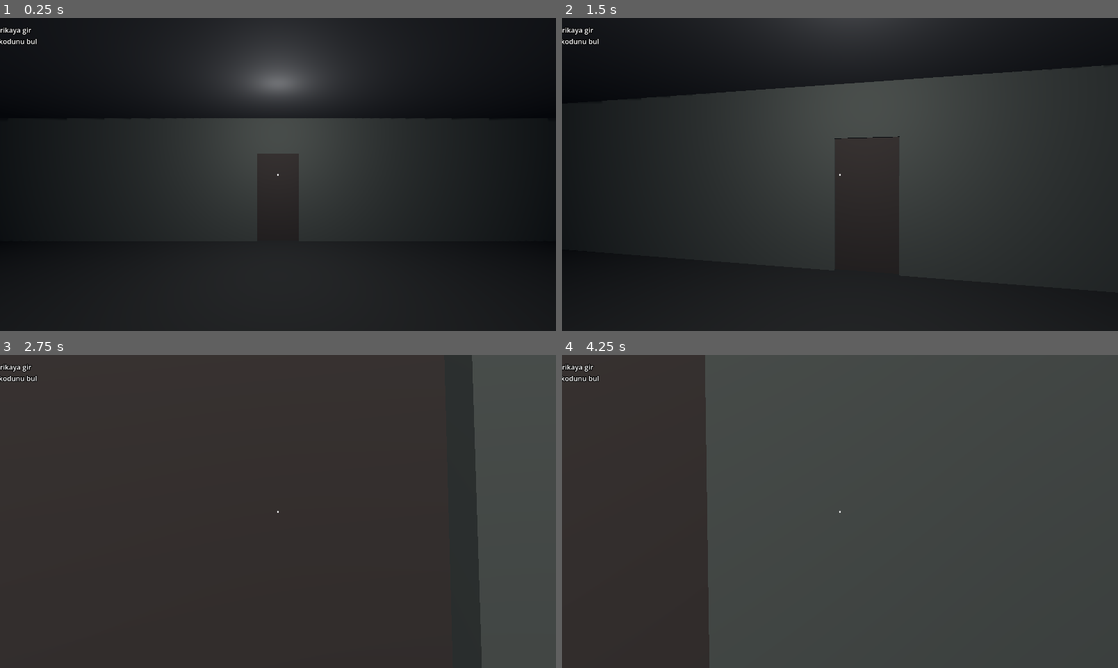
Above: before the commit, frames 1-4 (two rows, left to right).
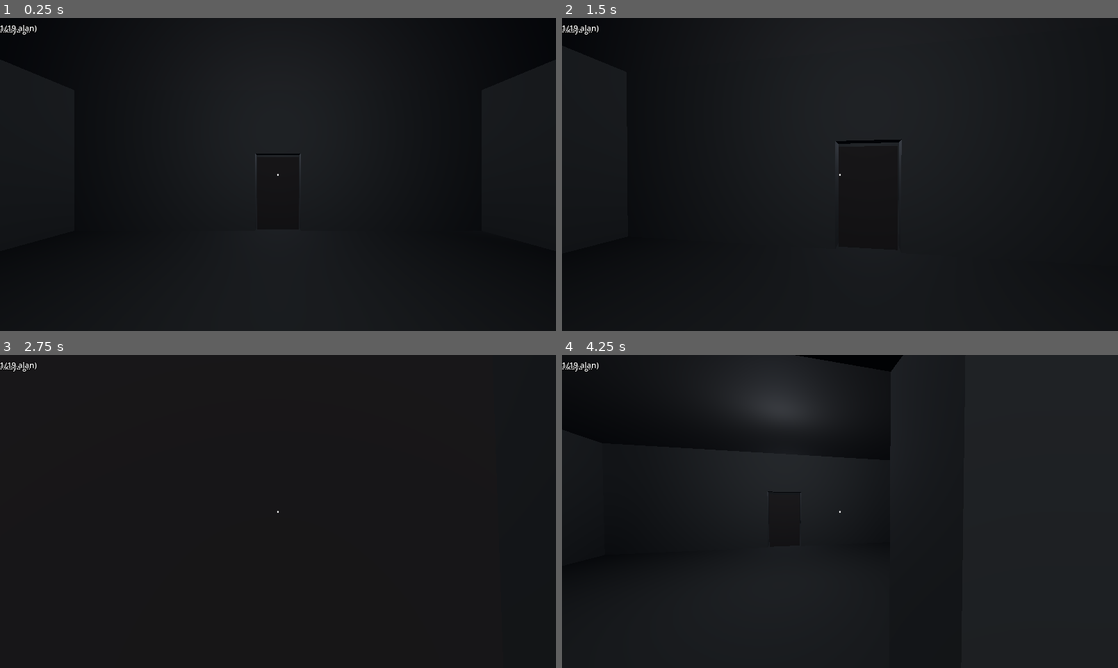
Above: after the commit, the same moments.

Repository: emrullahcfc-ops/son-vardiya-0317
Game: Godot game, scene res://scenes/world/factory.tscn
Two runs of this game, one before a commit and one after it. Both use one fixed random seed, a clock stepped at 60 frames per second and the inputs below. Before the commit the project starts from res://scenes/world/test_level.tscn.
Inputs (mouse positions are in pixels of both pictures, inside the frame that each line leads up to):
- Up to frame 1 (0.25 s): no input
- Up to frame 2 (1.5 s): tap Enter at 0.5 s; move the mouse to (867, 174) at 0.52 s; hold Ctrl (crouch) 0.53-1.28 s; hold W (move_forward) from 0.53 s (still down); move the mouse to (812, 174) at 1.27 s; tap E (interact) at 1.35 s
- Up to frame 3 (2.75 s): keep holding W (move_forward); move the mouse to (289, 505) at 2.02 s; hold Shift (sprint) from 2.03 s (still down)
- Up to frame 4 (4.25 s): keep holding W (move_forward); move the mouse to (834, 517) at 2.77 s; release Shift (sprint) at 2.78 s; tap Ctrl (crouch) at 2.85 s; tap Space at 3.5 s; move the mouse to (878, 514) at 3.52 s; hold E (interact) from 3.53 s (still down)

The runs differ from the first frame. In frame 1, 15% of the frame differs, in the area x 0-70%, y 2-68%; in frame 2, 35%; in frame 3, 95%; in frame 4, 97%, in the area x 0-100%, y 0-100%.

Commit message:
Asama 05: 3 katli fabrika blokajı, 19 alan, kapilar, merdivenler, alan takibi
Co-Authored-By: Claude Sonnet 5.5 <noreply@anthropic.com>

Diff:
--- a/project.godot
+++ b/project.godot
@@ -5,7 +5,7 @@
 
 config/name="SON VARDİYA: 03.17"
 config/description="Kurgusal birinci şahıs endüstriyel korku oyunu."
-run/main_scene="res://scenes/world/test_level.tscn"
+run/main_scene="res://scenes/world/factory.tscn"
 config/features=PackedStringArray("4.7", "Forward Plus")
 
 [autoload]
@@ -66,4 +66,5 @@
 
 [rendering]
 
+occlusion_culling/use_occlusion_culling=true
 environment/defaults/default_clear_color=Color(0.01, 0.012, 0.02, 1)
--- /dev/null
+++ b/scenes/world/factory.tscn
@@ -0,0 +1,6 @@
+[gd_scene load_steps=2 format=3]
+
+[ext_resource type="Script" path="res://scripts/world/factory.gd" id="1"]
+
+[node name="Factory" type="Node3D"]
+script = ExtResource("1")
--- a/scripts/autoload/game_manager.gd
+++ b/scripts/autoload/game_manager.gd
@@ -6,8 +6,12 @@
 
 const SETTINGS_PATH := "user://settings.json"
 
+signal area_entered(area_id: String, area_name: String, counted: bool)
+
 var current_chapter: int = 1
 var flags: Dictionary = {}  # tekil durum bayrakları: id -> bool/değer
+var visited_areas: Array[String] = []  # ziyaret edilen ana alanlar
+var current_area_id: String = ""
 var settings: Dictionary = {
 	"mouse_sensitivity": 0.0025,
 	"fov": 75.0,
@@ -59,10 +63,20 @@
 				settings[k] = parsed[k]
 
 
+func enter_area(area_id: String, area_name: String, counted: bool = true) -> void:
+	current_area_id = area_id
+	if counted and not visited_areas.has(area_id):
+		visited_areas.append(area_id)
+	area_entered.emit(area_id, area_name, counted)
+
+
 func to_save_data() -> Dictionary:
-	return {"chapter": current_chapter, "flags": flags}
+	return {"chapter": current_chapter, "flags": flags, "visited": visited_areas.duplicate()}
 
 
 func from_save_data(d: Dictionary) -> void:
 	current_chapter = int(d.get("chapter", 1))
 	flags = d.get("flags", {})
+	visited_areas.clear()
+	for id in d.get("visited", []):
+		visited_areas.append(String(id))
--- a/scripts/interact/door.gd
+++ b/scripts/interact/door.gd
@@ -10,12 +10,14 @@
 @export var size: Vector3 = Vector3(1.0, 2.1, 0.1)
 
 var is_open := false
+var _base_y := 0.0   # kapalı konumdaki dönüş (duvar yönüne göre)
 var _tween: Tween
 var _mesh: MeshInstance3D
 var _shape: CollisionShape3D
 
 
 func _ready() -> void:
+	_base_y = rotation.y
 	var box := BoxMesh.new()
 	box.size = size
 	_mesh = MeshInstance3D.new()
@@ -63,7 +65,7 @@
 	is_open = true
 	if door_id != "":
 		GameManager.set_flag("door_open_" + door_id)
-	_animate(deg_to_rad(-open_angle))
+	_animate(_base_y - deg_to_rad(open_angle))
 
 
 func _close(player: Node) -> bool:
@@ -74,12 +76,14 @@
 	is_open = false
 	if door_id != "":
 		GameManager.flags.erase("door_open_" + door_id)
-	_animate(0.0)
+	_animate(_base_y)
 	return true
 
 
 func _player_in_swing(p: Node3D) -> bool:
-	var local := to_local(p.global_position)
+	# Kapalı konumun yerel çerçevesinde, kapının süpürdüğü kareye bak.
+	var closed := Transform3D(Basis(Vector3.UP, _base_y), global_position)
+	var local := closed.affine_inverse() * p.global_position
 	return local.x > -0.2 and local.x < size.x + 0.2 and absf(local.z) < size.x + 0.2
 
 
@@ -92,4 +96,4 @@
 
 func _set_open_instant(open: bool) -> void:
 	is_open = open
-	rotation.y = deg_to_rad(-open_angle) if open else 0.0
+	rotation.y = (_base_y - deg_to_rad(open_angle)) if open else _base_y
--- a/scripts/ui/hud.gd
+++ b/scripts/ui/hud.gd
@@ -5,6 +5,7 @@
 var _subtitle: Label
 var _quest: Label
 var _fps: Label
+var _area: Label
 var _sub_timer: SceneTreeTimer
 var _player: Node
 
@@ -34,6 +35,9 @@
 	_fps = _make_label(root, Control.PRESET_TOP_RIGHT, 14)
 	_fps.position = Vector2(-90, 8)
 
+	_area = _make_label(root, Control.PRESET_CENTER_TOP, 18)
+	_area.position.y = 10
+	GameManager.area_entered.connect(_on_area)
 	AudioManager.subtitle.connect(_on_subtitle)
 	QuestManager.quest_started.connect(func(_i): _refresh_quest())
 	QuestManager.quest_completed.connect(func(_i): _refresh_quest())
@@ -63,6 +67,10 @@
 	_subtitle.add_theme_font_size_override("font_size", int(20 * float(GameManager.settings.get("subtitle_size", 1.0))))
 
 
+func _on_area(_id: String, area_name: String, _counted: bool) -> void:
+	_area.text = "%s  (%d/%d alan)" % [area_name, GameManager.visited_areas.size(), FactoryLayout.count_areas()]
+
+
 func _on_subtitle(text: String, duration: float) -> void:
 	_subtitle.text = text
 	_sub_timer = get_tree().create_timer(duration)
--- /dev/null
+++ b/scripts/world/factory.gd
@@ -0,0 +1,275 @@
+extends Node3D
+## Aşama 5: Fabrika bloklaması. FactoryLayout verisinden 3 katlı kaba haritayı üretir:
+## duvarlar, zemin/tavan, kapılar, merdiven rampaları, oda ışıkları, alan tetikleri.
+## Test modunda F2/F3 ile alanlar arasında ışınlanma vardır.
+
+const PLAYER_SCENE := preload("res://scenes/player/player.tscn")
+const HUD_SCRIPT := preload("res://scripts/ui/hud.gd")
+
+@export var test_mode: bool = true
+
+var player: CharacterBody3D
+var doors: Array = []
+var _mats: Dictionary = {}
+var _tp_index := -1
+
+
+func _ready() -> void:
+	_build_environment()
+	for r in FactoryLayout.ROOMS:
+		_build_room(r)
+	for rp in FactoryLayout.RAMPS:
+		_build_ramp(rp)
+	_build_doors()
+	_spawn_player()
+	QuestManager.start_quest("ch1_enter_factory")
+
+
+func _unhandled_key_input(event: InputEvent) -> void:
+	if not (event is InputEventKey and event.pressed):
+		return
+	match event.keycode:
+		KEY_F5:
+			SaveManager.save_game()
+			AudioManager.say("Kaydedildi.", 1.5)
+		KEY_F9:
+			if SaveManager.load_game():
+				get_tree().reload_current_scene()
+		KEY_F2:
+			if test_mode:
+				teleport_step(1)
+		KEY_F3:
+			if test_mode:
+				teleport_step(-1)
+
+
+func teleport_step(dir: int) -> void:
+	var list := FactoryLayout.counted_rooms()
+	_tp_index = posmod(_tp_index + dir, list.size())
+	teleport_to_room(list[_tp_index]["id"])
+
+
+func teleport_to_room(room_id: String) -> void:
+	var r := FactoryLayout.room(room_id)
+	if r.is_empty() or player == null:
+		return
+	var c := FactoryLayout.room_center(r)
+	player.global_position = c + Vector3(0, 0.15, 0)
+	player.velocity = Vector3.ZERO
+
+
+# ---------------------------------------------------------------- ortam
+func _build_environment() -> void:
+	var env := Environment.new()
+	env.background_mode = Environment.BG_COLOR
+	env.background_color = Color(0.01, 0.012, 0.02)
+	env.ambient_light_source = Environment.AMBIENT_SOURCE_COLOR
+	env.ambient_light_color = Color(0.2, 0.22, 0.28)
+	env.ambient_light_energy = 0.35
+	env.fog_enabled = true
+	env.fog_light_color = Color(0.04, 0.05, 0.07)
+	env.fog_density = 0.03
+	var we := WorldEnvironment.new()
+	we.environment = env
+	add_child(we)
+
+
+func _spawn_player() -> void:
+	player = PLAYER_SCENE.instantiate()
+	player.add_to_group("player")
+	add_child(player)
+	var start := FactoryLayout.room(FactoryLayout.START_ROOM)
+	player.global_position = FactoryLayout.room_center(start) + Vector3(0, 0.15, 2.0)
+	var hud := CanvasLayer.new()
+	hud.set_script(HUD_SCRIPT)
+	add_child(hud)
+	hud.bind_player(player)
+
+
+# ---------------------------------------------------------------- geometri
+func _mat(color: Color) -> StandardMaterial3D:
+	var key := color.to_html()
+	if not _mats.has(key):
+		var m := StandardMaterial3D.new()
+		m.albedo_color = color
+		m.roughness = 0.9
+		_mats[key] = m
+	return _mats[key]
+
+
+func _solid(mn: Vector3, mx: Vector3, color: Color) -> void:
+	var size := mx - mn
+	if size.x <= 0.001 or size.y <= 0.001 or size.z <= 0.001:
+		return
+	var body := StaticBody3D.new()
+	body.collision_layer = 1
+	body.position = (mn + mx) * 0.5
+	var cs := CollisionShape3D.new()
+	var bs := BoxShape3D.new()
+	bs.size = size
+	cs.shape = bs
+	body.add_child(cs)
+	var mi := MeshInstance3D.new()
+	var bm := BoxMesh.new()
+	bm.size = size
+	mi.mesh = bm
+	mi.material_override = _mat(color)
+	body.add_child(mi)
+	var occ := OccluderInstance3D.new()
+	var bo := BoxOccluder3D.new()
+	bo.size = size
+	occ.occluder = bo
+	body.add_child(occ)
+	add_child(body)
+
+
+func _floor_color(f: String) -> Color:
+	match f:
+		"B": return Color(0.2, 0.22, 0.22)
+		"U": return Color(0.3, 0.29, 0.27)
+		_: return Color(0.27, 0.27, 0.25)
+
+
+func _build_room(room: Dictionary) -> void:
+	var f: String = room["f"]
+	var y0 := FactoryLayout.floor_y(f)
+	var b: Array = room["r"]
+	var col := _floor_color(f)
+	for s in room.get("slabs", [b]):
+		_solid(Vector3(s[0], y0 - 0.3, s[1]), Vector3(s[2], y0, s[3]), col.darkened(0.3))
+	for c in room.get("ceils", [b]):
+		_solid(Vector3(c[0], y0 + 3.7, c[1]), Vector3(c[2], y0 + 4.0, c[3]), col.darkened(0.4))
+	var skip: Array = room.get("no_walls", [])
+	for side in ["w", "e", "s", "n"]:
+		if not skip.has(side):
+			_build_wall(room, side, col)
+	_add_light(room)
+	_add_area(room)
+
+
+func _gaps_for(f: String, axis: String, c: float, lo: float, hi: float) -> Array:
+	var gaps: Array = []
+	for d in FactoryLayout.DOORS:
+		if d["f"] == f and d["axis"] == axis and is_equal_approx(float(d["c"]), c):
+			var p := float(d["p"])
+			if p > lo and p < hi:
+				var hw := float(d.get("w", FactoryLayout.DOOR_W)) * 0.5 + 0.05
+				gaps.append([p - hw, p + hw])
+	gaps.sort_custom(func(a, b): return a[0] < b[0])
+	return gaps
+
+
+func _build_wall(room: Dictionary, side: String, col: Color) -> void:
+	var f: String = room["f"]
+	var y0 := FactoryLayout.floor_y(f)
+	var b: Array = room["r"]
+	var t := FactoryLayout.WALL_T
+	var wc := col.lightened(0.05)
+	# Duvarın uzandığı eksen: x-duvarları (w/e) z boyunca, z-duvarları (s/n) x boyunca uzanır.
+	var along_z := side == "w" or side == "e"
+	var lo: float = b[1] if along_z else b[0]
+	var hi: float = b[3] if along_z else b[2]
+	var plane: float
+	var n0: float
+	var n1: float
+	match side:
+		"w": plane = b[0]; n0 = b[0]; n1 = b[0] + t
+		"e": plane = b[2]; n0 = b[2] - t; n1 = b[2]
+		"s": plane = b[1]; n0 = b[1]; n1 = b[1] + t
+		_: plane = b[3]; n0 = b[3] - t; n1 = b[3]
+	var gaps := _gaps_for(f, "x" if along_z else "z", plane, lo, hi)
+	var cursor := lo
+	for g in gaps:
+		_wall_piece(along_z, n0, n1, cursor, g[0], y0, y0 + 4.0, wc)
+		_wall_piece(along_z, n0, n1, g[0], g[1], y0 + FactoryLayout.DOOR_H + 0.1, y0 + 4.0, wc)  # lento
+		cursor = g[1]
+	_wall_piece(along_z, n0, n1, cursor, hi, y0, y0 + 4.0, wc)
+
+
+func _wall_piece(along_z: bool, n0: float, n1: float, a: float, b: float, ya: float, yb: float, col: Color) -> void:
+	if b - a <= 0.001:
+		return
+	if along_z:
+		_solid(Vector3(n0, ya, a), Vector3(n1, yb, b), col)
+	else:
+		_solid(Vector3(a, ya, n0), Vector3(b, yb, n1), col)
+
+
+func _build_ramp(rp: Dictionary) -> void:
+	var width: float = rp["x1"] - rp["x0"]
+	var dz: float = rp["z1"] - rp["z0"]
+	var dy: float = rp["y1"] - rp["y0"]
+	var length := sqrt(dz * dz + dy * dy)
+	var ang := atan2(dy, dz)
+	var mid := Vector3((rp["x0"] + rp["x1"]) * 0.5, (rp["y0"] + rp["y1"]) * 0.5, (rp["z0"] + rp["z1"]) * 0.5)
+	var normal := Vector3(0, cos(ang), -sin(ang))
+	var body := StaticBody3D.new()
+	body.collision_layer = 1
+	body.position = mid - normal * 0.15
+	body.rotation.x = -ang
+	var cs := CollisionShape3D.new()
+	var bs := BoxShape3D.new()
+	bs.size = Vector3(width, 0.3, length)
+	cs.shape = bs
+	body.add_child(cs)
+	var mi := MeshInstance3D.new()
+	var bm := BoxMesh.new()
+	bm.size = bs.size
+	mi.mesh = bm
+	mi.material_override = _mat(Color(0.22, 0.2, 0.18))
+	body.add_child(mi)
+	add_child(body)
+
+
+func _build_doors() -> void:
+	var i := 0
+	for d in FactoryLayout.DOORS:
+		i += 1
+		if d.get("open", false):
+			continue
+		var w: float = d.get("w", FactoryLayout.DOOR_W)
+		var door := Door.new()
+		door.door_id = "d%02d" % i
+		door.size = Vector3(w, FactoryLayout.DOOR_H, 0.1)
+		var y0 := FactoryLayout.floor_y(d["f"])
+		var c: float = d["c"]
+		var p: float = d["p"]
+		if d["axis"] == "z":
+			door.position = Vector3(p - w * 0.5, y0, c)
+		else:
+			door.position = Vector3(c, y0, p + w * 0.5)
+			door.rotation.y = PI * 0.5
+		add_child(door)
+		doors.append(door)
+
+
+func _add_light(room: Dictionary) -> void:
+	var b: Array = room["r"]
+	var c := FactoryLayout.room_center(room)
+	var l := OmniLight3D.new()
+	l.position = c + Vector3(0, 2.9, 0)
+	l.omni_range = maxf(b[2] - b[0], b[3] - b[1]) * 0.85
+	l.light_energy = 0.9
+	l.light_color = Color(0.85, 0.9, 1.0) if room["f"] != "B" else Color(0.7, 0.85, 0.75)
+	add_child(l)
+
+
+func _add_area(room: Dictionary) -> void:
+	var b: Array = room["r"]
+	var c := FactoryLayout.room_center(room)
+	var a := Area3D.new()
+	a.collision_layer = 0
+	a.collision_mask = 2
+	a.position = c + Vector3(0, 1.8, 0)
+	var cs := CollisionShape3D.new()
+	var bs := BoxShape3D.new()
+	bs.size = Vector3(b[2] - b[0] - 0.6, 3.4, b[3] - b[1] - 0.6)
+	cs.shape = bs
+	a.add_child(cs)
+	var rid: String = room["id"]
+	var rname: String = room["name"]
+	var counted: bool = room.get("count", true)
+	a.body_entered.connect(func(body: Node3D):
+		if body.is_in_group("player"):
+			GameManager.enter_area(rid, rname, counted))
+	add_child(a)
--- /dev/null
+++ b/scripts/world/factory_layout.gd
@@ -0,0 +1,132 @@
+class_name FactoryLayout
+extends RefCounted
+## Fabrikanın veri tanımı: 3 kat, 19 ana alan, kapılar ve merdiven rampaları.
+## Koordinatlar metre. Dikdörtgen: [x0, z0, x1, z1]. Kat: B=bodrum, G=zemin, U=üst.
+## Geometri koddan üretilir (factory.gd); testler bu veriyi doğrudan kullanır.
+
+const FLOOR_Y := {"B": -4.0, "G": 0.0, "U": 4.0}
+const WALL_T := 0.2
+const DOOR_W := 1.2
+const DOOR_H := 2.1
+
+# count=true olanlar "19 ana alan"dır. Diğerleri dış alan / merdiven boşluğudur.
+const ROOMS := [
+	# --- ZEMİN ---
+	{"id": "g_out", "name": "Dış alan", "f": "G", "r": [-6, 16, 6, 24], "count": false, "ceils": []},
+	{"id": "g_entry", "name": "Giriş", "f": "G", "r": [-6, 8, 6, 16]},
+	{"id": "g_guard", "name": "Güvenlik", "f": "G", "r": [-14, 8, -6, 16]},
+	{"id": "g_load", "name": "Yükleme", "f": "G", "r": [6, 8, 16, 16]},
+	{"id": "g_lineA", "name": "A Hattı", "f": "G", "r": [-16, -4, -6, 8]},
+	{"id": "g_lineB", "name": "B Hattı", "f": "G", "r": [-6, -4, 6, 8]},
+	{"id": "g_lineC", "name": "C Hattı", "f": "G", "r": [6, -4, 16, 8]},
+	{"id": "g_maint", "name": "Bakım", "f": "G", "r": [-6, -12, 6, -4]},
+	{"id": "g_stairU", "name": "Merdiven (yukarı)", "f": "G", "r": [-20, -4, -16, 12], "count": false, "slabs": [[-20, -4, -16, 0]], "ceils": []},
+	{"id": "g_stairD", "name": "Merdiven (bodrum)", "f": "G", "r": [16, -4, 20, 12], "count": false, "slabs": [[16, 4, 20, 12]]},
+	# --- ÜST KAT ---
+	{"id": "u_dress", "name": "Soyunma", "f": "U", "r": [-16, 8, -6, 16]},
+	{"id": "u_cant", "name": "Yemekhane", "f": "U", "r": [-6, 8, 6, 16]},
+	{"id": "u_infirm", "name": "Revir", "f": "U", "r": [6, 8, 16, 16]},
+	{"id": "u_arch", "name": "Arşiv", "f": "U", "r": [-16, -4, -6, 8]},
+	{"id": "u_office", "name": "Personel Bürosu", "f": "U", "r": [-6, -4, 6, 8]},
+	{"id": "u_cam", "name": "Kamera Odası", "f": "U", "r": [6, -4, 16, 8]},
+	{"id": "u_stairU", "name": "Merdiven (üst)", "f": "U", "r": [-20, -4, -16, 12], "count": false, "slabs": [[-20, 8, -16, 12]]},
+	# --- BODRUM ---
+	{"id": "b_stairD", "name": "Merdiven (alt)", "f": "B", "r": [16, -4, 20, 4], "count": false, "ceils": [], "no_walls": ["n"]},
+	{"id": "b_land", "name": "Bodrum inişi", "f": "B", "r": [16, -12, 20, -4], "count": false},
+	{"id": "b_pipe", "name": "Boru", "f": "B", "r": [6, -12, 16, -4]},
+	{"id": "b_pump", "name": "Pompa", "f": "B", "r": [-6, -12, 6, -4]},
+	{"id": "b_ctrl", "name": "Kontrol", "f": "B", "r": [-16, -12, -6, -4]},
+	{"id": "b_fan", "name": "Fan", "f": "B", "r": [6, -24, 16, -12]},
+	{"id": "b_tunnel", "name": "Bakım Tüneli", "f": "B", "r": [-6, -24, 6, -12]},
+	{"id": "b_sealed", "name": "Mühürlü Alan", "f": "B", "r": [-16, -24, -6, -12]},
+]
+
+# axis "z": duvar düzlemi z=c, kapı x=p konumunda. axis "x": düzlem x=c, kapı z=p konumunda.
+# open=true: kapı düğümü yok, geniş açıklık.
+const DOORS := [
+	{"f": "G", "a": "g_out", "b": "g_entry", "axis": "z", "c": 16, "p": 0},
+	{"f": "G", "a": "g_guard", "b": "g_entry", "axis": "x", "c": -6, "p": 12},
+	{"f": "G", "a": "g_entry", "b": "g_load", "axis": "x", "c": 6, "p": 12},
+	{"f": "G", "a": "g_entry", "b": "g_lineB", "axis": "z", "c": 8, "p": 0},
+	{"f": "G", "a": "g_lineA", "b": "g_guard", "axis": "z", "c": 8, "p": -10},
+	{"f": "G", "a": "g_lineC", "b": "g_load", "axis": "z", "c": 8, "p": 11},
+	{"f": "G", "a": "g_lineA", "b": "g_lineB", "axis": "x", "c": -6, "p": 2},
+	{"f": "G", "a": "g_lineB", "b": "g_lineC", "axis": "x", "c": 6, "p": 2},
+	{"f": "G", "a": "g_lineB", "b": "g_maint", "axis": "z", "c": -4, "p": 0},
+	{"f": "G", "a": "g_stairU", "b": "g_lineA", "axis": "x", "c": -16, "p": -1},
+	{"f": "G", "a": "g_lineC", "b": "g_stairD", "axis": "x", "c": 16, "p": 6},
+	{"f": "U", "a": "u_stairU", "b": "u_dress", "axis": "x", "c": -16, "p": 10},
+	{"f": "U", "a": "u_dress", "b": "u_cant", "axis": "x", "c": -6, "p": 12},
+	{"f": "U", "a": "u_cant", "b": "u_infirm", "axis": "x", "c": 6, "p": 12},
+	{"f": "U", "a": "u_arch", "b": "u_dress", "axis": "z", "c": 8, "p": -11},
+	{"f": "U", "a": "u_office", "b": "u_cant", "axis": "z", "c": 8, "p": 0},
+	{"f": "U", "a": "u_cam", "b": "u_infirm", "axis": "z", "c": 8, "p": 11},
+	{"f": "U", "a": "u_arch", "b": "u_office", "axis": "x", "c": -6, "p": 2},
+	{"f": "U", "a": "u_office", "b": "u_cam", "axis": "x", "c": 6, "p": 2},
+	{"f": "B", "a": "b_stairD", "b": "b_land", "axis": "z", "c": -4, "p": 18, "w": 3.8, "open": true},
+	{"f": "B", "a": "b_land", "b": "b_pipe", "axis": "x", "c": 16, "p": -8},
+	{"f": "B", "a": "b_pipe", "b": "b_pump", "axis": "x", "c": 6, "p": -8},
+	{"f": "B", "a": "b_pump", "b": "b_ctrl", "axis": "x", "c": -6, "p": -8},
+	{"f": "B", "a": "b_pipe", "b": "b_fan", "axis": "z", "c": -12, "p": 11},
+	{"f": "B", "a": "b_pump", "b": "b_tunnel", "axis": "z", "c": -12, "p": 0},
+	{"f": "B", "a": "b_fan", "b": "b_tunnel", "axis": "x", "c": 6, "p": -18},
+	{"f": "B", "a": "b_tunnel", "b": "b_sealed", "axis": "x", "c": -6, "p": -18},
+	{"f": "B", "a": "b_ctrl", "b": "b_sealed", "axis": "z", "c": -12, "p": -11},
+]
+
+# Rampalar kat değiştirir. Eğim yukarı doğru +z yönündedir.
+const RAMPS := [
+	{"id": "stairU", "x0": -20.0, "x1": -16.0, "z0": 0.0, "y0": 0.0, "z1": 8.0, "y1": 4.0, "a": "g_stairU", "b": "u_stairU"},
+	{"id": "stairD", "x0": 16.0, "x1": 20.0, "z0": -4.0, "y0": -4.0, "z1": 4.0, "y1": 0.0, "a": "b_stairD", "b": "g_stairD"},
+]
+
+const START_ROOM := "g_out"
+
+
+static func floor_y(f: String) -> float:
+	return FLOOR_Y[f]
+
+
+static func room(id: String) -> Dictionary:
+	for r in ROOMS:
+		if r["id"] == id:
+			return r
+	return {}
+
+
+static func counted_rooms() -> Array:
+	return ROOMS.filter(func(r): return r.get("count", true))
+
+
+static func count_areas() -> int:
+	return counted_rooms().size()
+
+
+static func room_center(r: Dictionary) -> Vector3:
+	var b: Array = r["r"]
+	return Vector3((b[0] + b[2]) * 0.5, floor_y(r["f"]), (b[1] + b[3]) * 0.5)
+
+
+static func ramp_slope_deg(rp: Dictionary) -> float:
+	return rad_to_deg(atan2(rp["y1"] - rp["y0"], rp["z1"] - rp["z0"]))
+
+
+## Kapı/rampa grafiğinde başlangıçtan erişilebilen oda kimlikleri.
+static func reachable(start: String = START_ROOM) -> Array:
+	var adj := {}
+	var link := func(a: String, b: String):
+		adj.get_or_add(a, []).append(b)
+		adj.get_or_add(b, []).append(a)
+	for d in DOORS:
+		link.call(d["a"], d["b"])
+	for rp in RAMPS:
+		link.call(rp["a"], rp["b"])
+	var seen := {start: true}
+	var queue := [start]
+	while not queue.is_empty():
+		var cur: String = queue.pop_front()
+		for n in adj.get(cur, []):
+			if not seen.has(n):
+				seen[n] = true
+				queue.append(n)
+	return seen.keys()
--- /dev/null
+++ b/tests/run_factory_tests.gd
@@ -0,0 +1,156 @@
+extends SceneTree
+## Aşama 5 testleri: godot --headless --path . --script tests/run_factory_tests.gd
+## 1) veri tutarlılığı  2) kapı geçiş testi (kapsül)  3) rampada yürüme (fizik)  4) alan ziyareti
+
+var failures: Array[String] = []
+
+
+func _check(cond: bool, name: String) -> void:
+	print("  ", "PASS" if cond else "FAIL", "  ", name)
+	if not cond:
+		failures.append(name)
+
+
+var gm: Node
+var sv: Node
+
+
+func _initialize() -> void:
+	# Autoload'lar --script modunda derleme zamanında görünmez; düğümleri elle bağla.
+	var names := {
+		"GameManager": "res://scripts/autoload/game_manager.gd",
+		"SaveManager": "res://scripts/autoload/save_manager.gd",
+		"QuestManager": "res://scripts/autoload/quest_manager.gd",
+		"InventoryManager": "res://scripts/autoload/inventory_manager.gd",
+		"AudioManager": "res://scripts/autoload/audio_manager.gd",
+		"HorrorDirector": "res://scripts/autoload/horror_director.gd",
+	}
+	for n in names:
+		if root.get_node_or_null(n) == null:
+			var node := Node.new()
+			node.name = n
+			node.set_script(load(names[n]))
+			root.add_child(node)
+	gm = root.get_node("GameManager")
+	sv = root.get_node("SaveManager")
+	await process_frame
+	await _run()
+	print("")
+	if failures.is_empty():
+		print("TÜM FABRİKA TESTLERİ GEÇTİ")
+		quit(0)
+	else:
+		print("BAŞARISIZ: ", failures)
+		quit(1)
+
+
+func _run() -> void:
+	print("Veri")
+	var counted := FactoryLayout.count_areas()
+	_check(counted == 19, "19 ana alan tanımlı (bulunan: %d)" % counted)
+	var ids := {}
+	for r in FactoryLayout.ROOMS:
+		ids[r["id"]] = true
+	_check(ids.size() == FactoryLayout.ROOMS.size(), "oda kimlikleri benzersiz")
+	var by_floor := {"B": 0, "G": 0, "U": 0}
+	for r in FactoryLayout.counted_rooms():
+		by_floor[r["f"]] += 1
+	_check(by_floor["G"] == 7 and by_floor["U"] == 6 and by_floor["B"] == 6, "kat dağılımı 7/6/6 (zemin/üst/bodrum): %s" % str(by_floor))
+	var reach := FactoryLayout.reachable()
+	var missing: Array[String] = []
+	for r in FactoryLayout.counted_rooms():
+		if not reach.has(r["id"]):
+			missing.append(r["id"])
+	_check(missing.is_empty(), "19 alanın hepsine kapı grafiğiyle erişilir %s" % str(missing))
+	for rp in FactoryLayout.RAMPS:
+		var s := absf(FactoryLayout.ramp_slope_deg(rp))
+		_check(s < 35.0, "rampa %s eğimi yürünebilir (%.1f°)" % [rp["id"], s])
+	var bad_refs := 0
+	for d in FactoryLayout.DOORS:
+		if not ids.has(d["a"]) or not ids.has(d["b"]):
+			bad_refs += 1
+	_check(bad_refs == 0, "tüm kapılar geçerli odalara bağlı")
+
+	print("Sahne")
+	var scene: PackedScene = load("res://scenes/world/factory.tscn")
+	var level := scene.instantiate()
+	root.add_child(level)
+	await physics_frame
+	await physics_frame
+	_check(level.player != null, "oyuncu oluşturuldu")
+	var door_count := FactoryLayout.DOORS.filter(func(d): return not d.get("open", false)).size()
+	_check(level.doors.size() == door_count, "kapı düğümleri oluştu (%d)" % level.doors.size())
+
+	print("Kapı geçişi (kapsül %.1f m yarıçap)" % 0.3)
+	for d in level.doors:
+		d._set_open_instant(true)
+	await physics_frame
+	var space: PhysicsDirectSpaceState3D = level.get_world_3d().direct_space_state
+	var blocked: Array[String] = []
+	for d in FactoryLayout.DOORS:
+		# rampa tabanındaki geçiş rampa testinde denenir
+		if String(d["a"]) == "b_stairD" or String(d["b"]) == "b_stairD":
+			continue
+		var y0 := FactoryLayout.floor_y(d["f"]) + 0.1
+		var c: float = d["c"]
+		var p: float = d["p"]
+		var from: Vector3
+		var to: Vector3
+		if d["axis"] == "z":
+			from = Vector3(p, y0, c - 1.2)
+			to = Vector3(p, y0, c + 1.2)
+		else:
+			from = Vector3(c - 1.2, y0, p)
+			to = Vector3(c + 1.2, y0, p)
+		var cap := CapsuleShape3D.new()
+		cap.radius = 0.3
+		cap.height = 1.7
+		var q := PhysicsShapeQueryParameters3D.new()
+		q.shape = cap
+		q.transform = Transform3D(Basis(), from + Vector3(0, 0.85, 0))
+		q.motion = to - from
+		q.collision_mask = 1
+		var res: Array = space.cast_motion(q)
+		if res.is_empty() or res[0] < 0.999:
+			blocked.append("%s↔%s" % [d["a"], d["b"]])
+	_check(blocked.is_empty(), "tüm kapı açıklıklarından kapsül geçer %s" % str(blocked))
+
+	print("Rampa yürüyüşü")
+	var pl: CharacterBody3D = level.player
+	# Yukarı: zemin → üst kat
+	await _walk(pl, Vector3(-18, 0.15, -2.5), PI, 700)
+	_check(pl.global_position.y > 3.8 and pl.global_position.z > 7.5, "yukarı merdiven: üst kata çıkılır (y=%.2f z=%.2f)" % [pl.global_position.y, pl.global_position.z])
+	# Aşağı: zemin → bodrum
+	await _walk(pl, Vector3(18, 0.15, 9), 0.0, 900)
+	_check(pl.global_position.y < -3.7 and pl.global_position.z < -4.0, "bodrum merdiveni: bodruma inilir (y=%.2f z=%.2f)" % [pl.global_position.y, pl.global_position.z])
+	# Geri çık
+	await _walk(pl, Vector3(18, -3.85, -8), PI, 900)
+	_check(pl.global_position.y > -0.3 and pl.global_position.z > 3.5, "bodrumdan zemine geri çıkılır (y=%.2f z=%.2f)" % [pl.global_position.y, pl.global_position.z])
+
+	print("Alan ziyareti ve kayıt")
+	gm.visited_areas.clear()
+	for r in FactoryLayout.counted_rooms():
+		level.teleport_to_room(r["id"])
+		for _i in 6:
+			await physics_frame
+	_check(gm.visited_areas.size() == 19, "test modunda 19 alana girildi (%d)" % gm.visited_areas.size())
+	_check(sv.save_game(), "ziyaretler kaydedilir")
+	gm.visited_areas.clear()
+	_check(sv.load_game() and gm.visited_areas.size() == 19, "kayıt sonrası ziyaretler korunur")
+	sv.delete_save()
+
+	Input.action_release("move_forward")
+	level.queue_free()
+
+
+func _walk(pl: CharacterBody3D, start: Vector3, yaw: float, frames: int) -> void:
+	pl.global_position = start
+	pl.velocity = Vector3.ZERO
+	pl.rotation = Vector3(0, yaw, 0)
+	await physics_frame
+	Input.action_press("move_forward")
+	for _i in frames:
+		await physics_frame
+	Input.action_release("move_forward")
+	for _i in 10:
+		await physics_frame
Not shown, added: scripts/world/factory.gd.uid
Not shown, added: scripts/world/factory_layout.gd.uid
Not shown, added: tests/run_factory_tests.gd.uid
Not shown, changed: CLAUDE.md
Not shown, changed: docs/GAME_DESIGN.md
